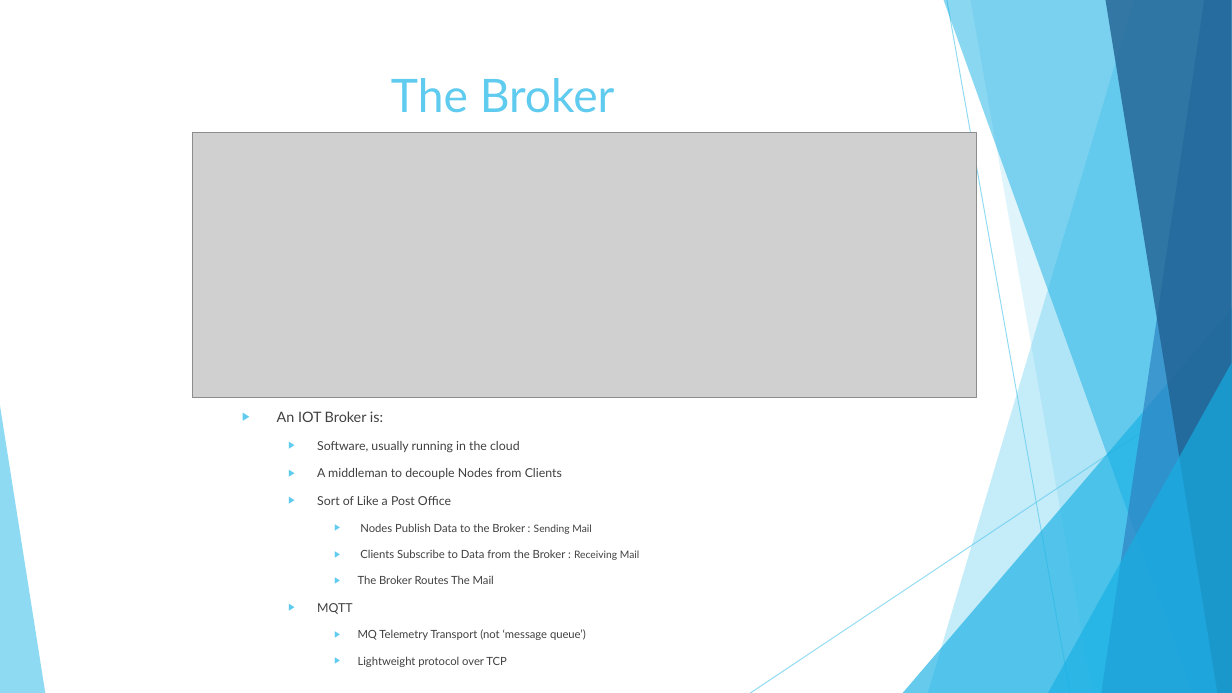
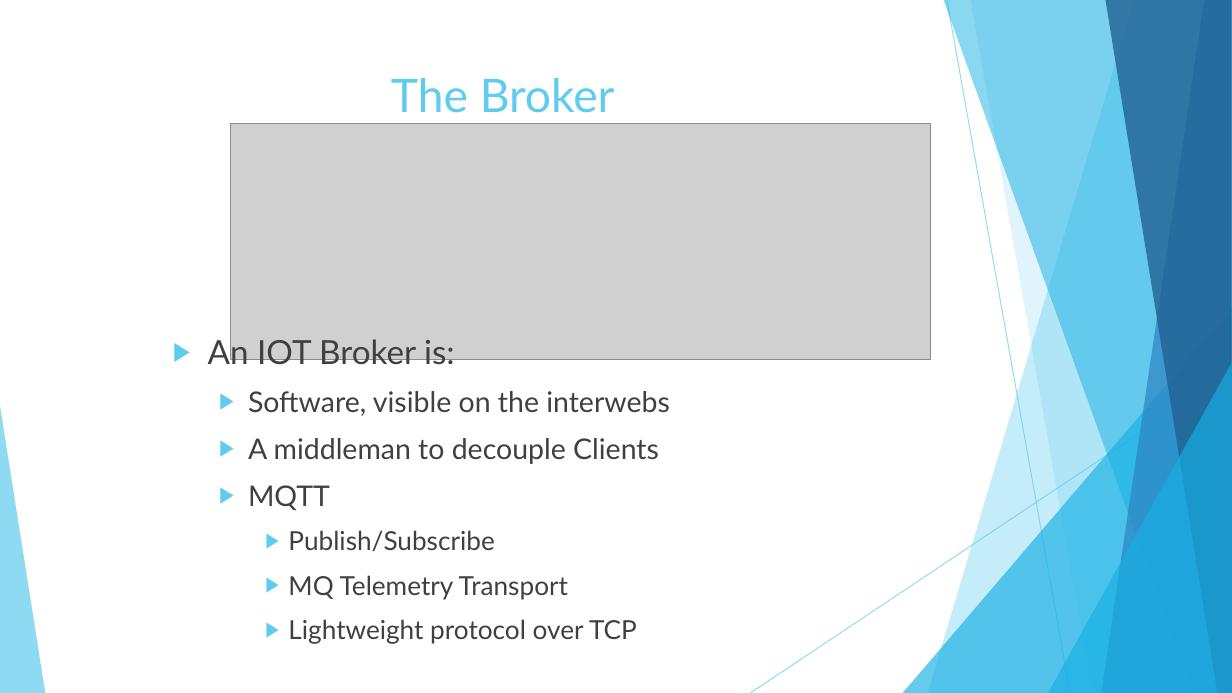
Before and after one commit to dmh2000/iot, a slide deck: slide 5 of IOT.pptx (slide 4 before the commit). Drawn at 1232x693 pixels with LibreOffice and Linux fonts; fonts in the diff are those of the drawing; grey boxes stand for pictures. Boxes give left, top, right and bottom in pixels: in the first picture for what was removed or moved away, otherwise in the second. Text is boxed around its words. In the diff, an @@ line names an element or a change of style, - is before the commit and + after.

```diff
--- a/IOT.pptx
+++ b/IOT.pptx
@@ picture: place and size @@
-picture at [193,132,977,397]
+picture at [231,124,931,360]
@@ text "An IOT Broker is:": place and size @@
-text "An IOT Broker is:" at [277,411,639,640]
+text "An IOT Broker is:" at [208,335,670,643]
@@ text at [208,335,637,643]: size 11.2 to 25.9 pt in "An IOT Broker is:"; size 9.6 to 22.2 pt in "MQTT"; size 8.8 to 20.4 pt in "Lightweight protocol over TCP" @@
@@ text at [248,391,670,464]: text changed; size 9.6 to 22.2 pt @@
-  ▶ Software, usually running in the cloud
-  ▶ A middleman to decouple Nodes from Clients
-  ▶ Sort of Like a Post Office
-    ▶ Nodes Publish Data to the Broker : Sending Mail
-    ▶ Clients Subscribe to Data from the Broker : Receiving Mail
-    ▶ The Broker Routes The Mail
+  ▶ Software, visible on the interwebs
+  ▶ A middleman to decouple Clients
@@ text at [288,530,568,599]: text changed; size 8.8 to 20.4 pt @@
-    ▶ MQ Telemetry Transport (not ‘message queue’)
+    ▶ Publish/Subscribe
+    ▶ MQ Telemetry Transport
```
Also in this commit, not shown: 4 other slides changed, 4 slides added, 1 slide removed.
